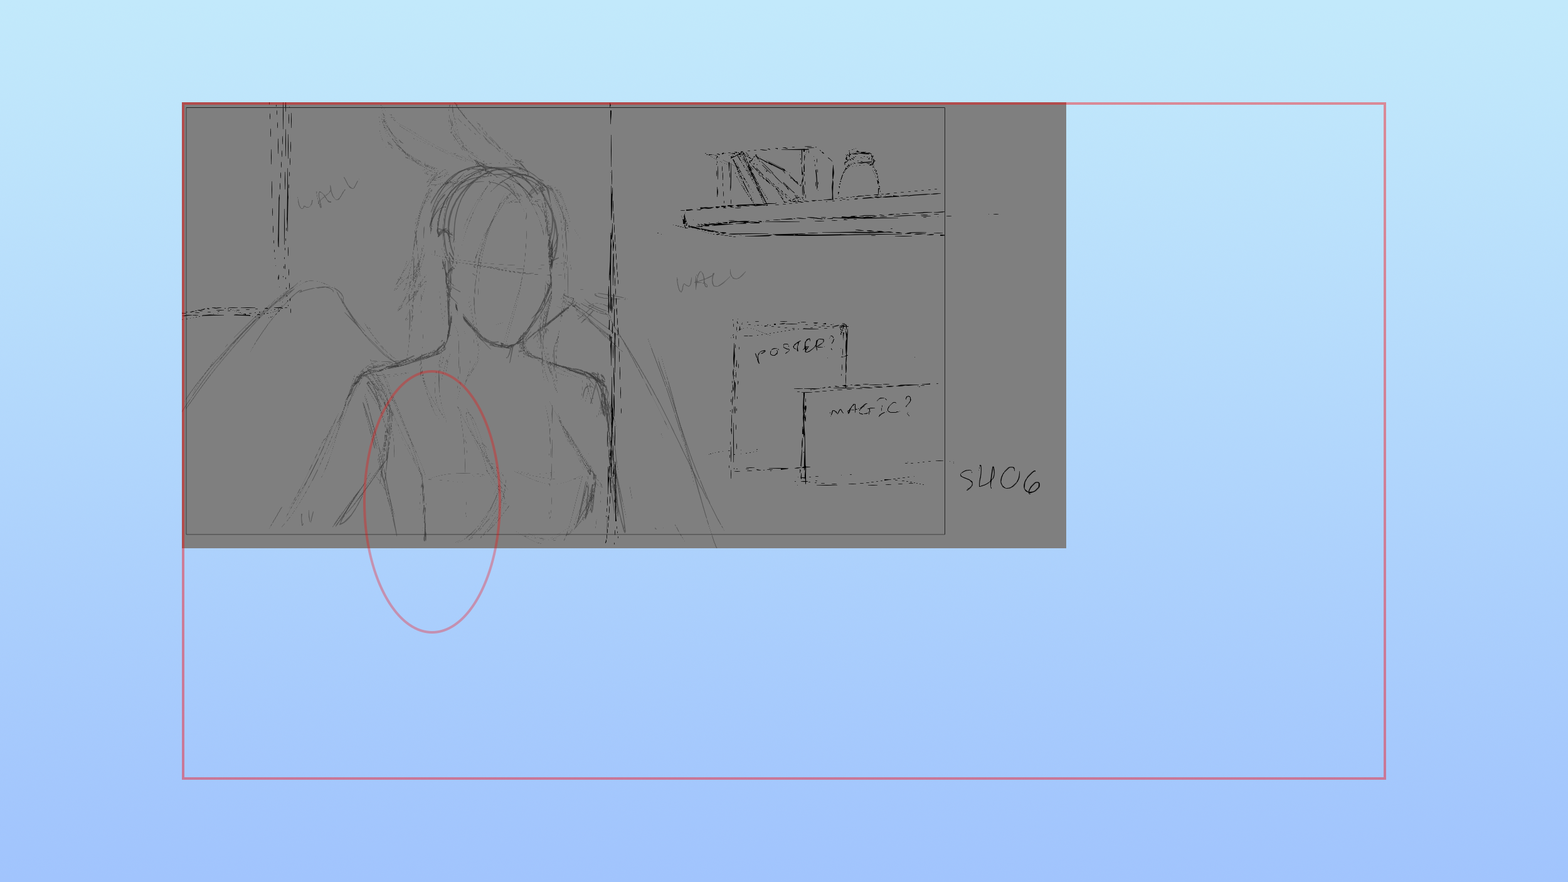
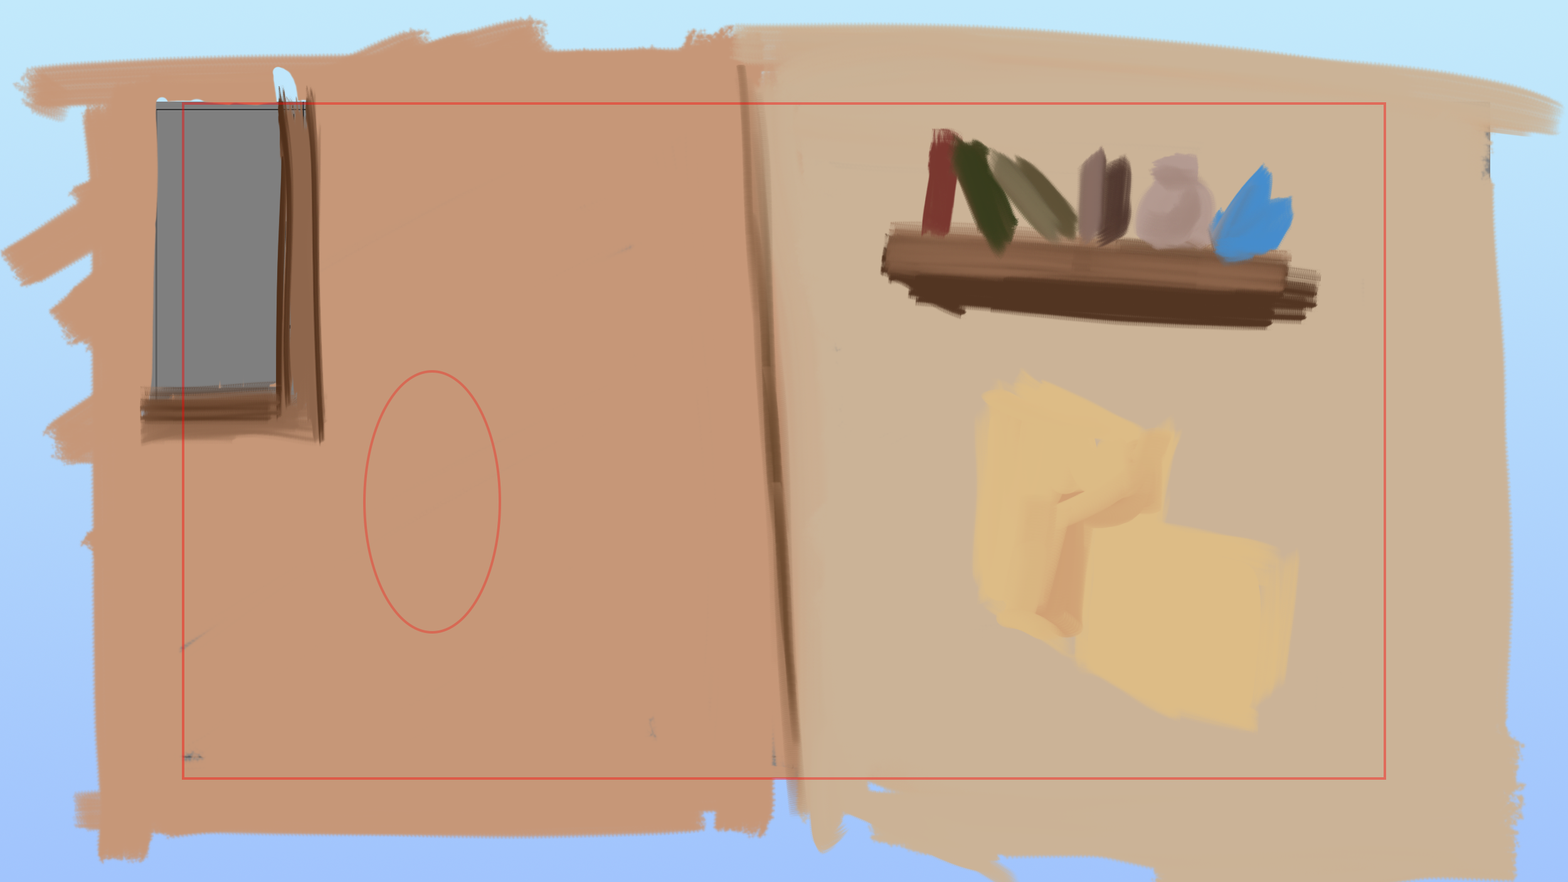
Layer changes from the first 1568 x 882 image to the second:
added layer "Layer 4" in group "BG" over [969, 365, 1303, 736]
added layer "shelf" in group "BG" over [879, 126, 1323, 332]
added layer "walls" in group "BG" over [0, 13, 1567, 882]
painted on "Layer 3" over [149, 101, 1491, 778]
painted on "Gradient Fill 1" over [0, 13, 1567, 882]